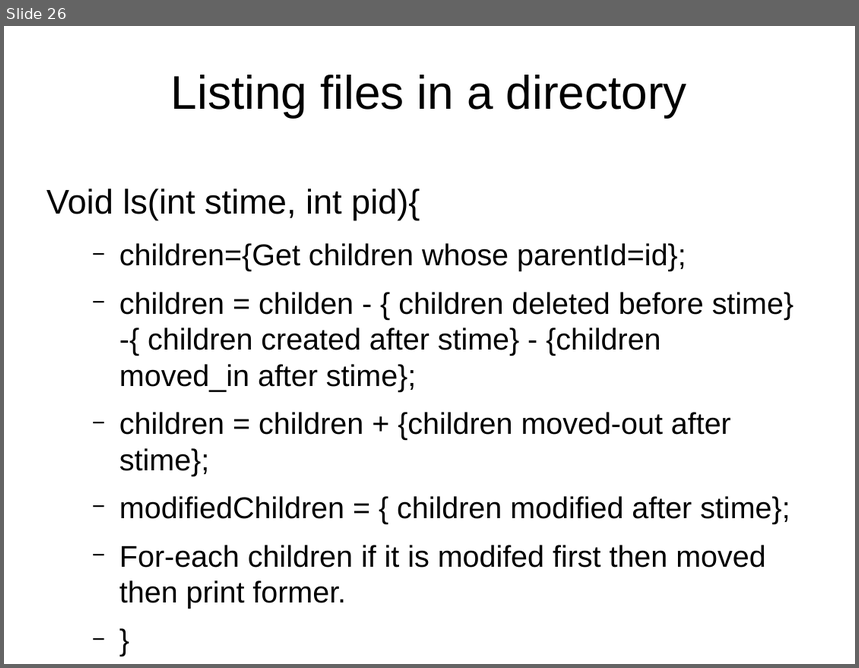
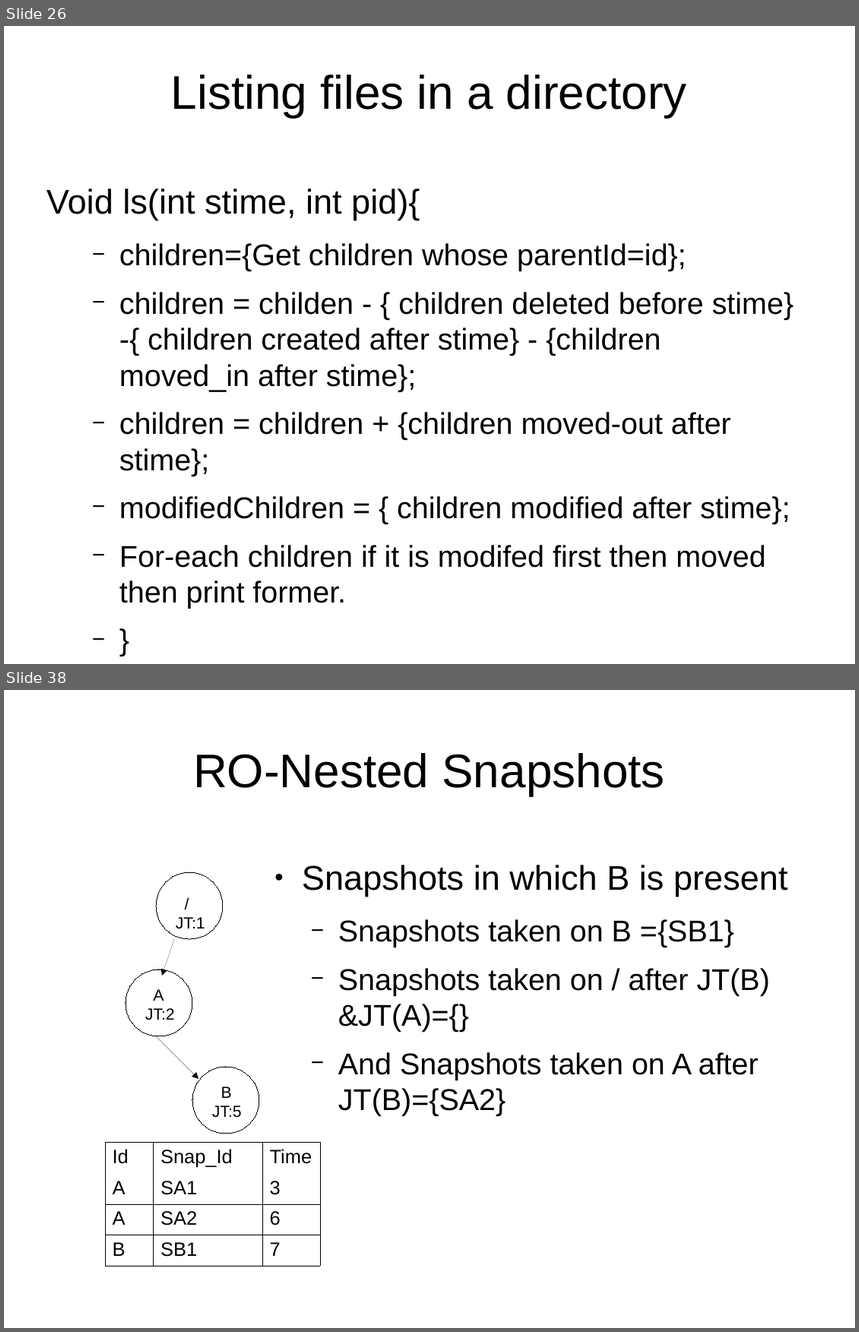
Before and after one commit to pushparajxa/Thesis-Presentation, a slide deck: Final_Presentation.odp. Shown one above the other, each under a label of ours: slide 26 before the commit, slides 26 and 38 after it; the slides between them are not shown. The pictures are 859x668 and 859x1332 pixels, drawn with LibreOffice and Linux fonts; fonts in the diff are those of the drawing. Boxes give left, top, right and bottom in pixels: in the first picture for what was removed or moved away, otherwise in the second. Text is boxed around its words. In the diff, an @@ line names an element or a change of style, - is before the commit and + after.

```diff
--- a/Final_Presentation.odp
+++ b/Final_Presentation.odp
@@ slide 38 added at (4, 690, 855, 1328), background #FFFFFF @@
@@ title added at (193, 753, 665, 796), 44 pt, text #000000 @@
+RO-Nested Snapshots
@@ text added at (302, 865, 788, 1116), 28 pt, text #000000 @@
+● Snapshots in which B is present
+  − Snapshots taken on B ={SB1}
+  − Snapshots taken on / after JT(B) &JT(A)={}
+  − And Snapshots taken on A after JT(B)={SA2}
@@ ellipse added at (156, 872, 224, 939), outline #000000 0 pt @@
@@ text added at (176, 917, 205, 929), 15 pt, text #000000 @@
+/
+JT:1
@@ arrow added from (174, 939) to (162, 976), #000000 0 pt @@
@@ ellipse added at (126, 970, 192, 1037), outline #000000 0 pt @@
@@ text added at (145, 989, 175, 1021), 15 pt, text #000000 @@
+A
+JT:2
@@ arrow added from (156, 1037) to (199, 1079), #000000 0 pt @@
@@ ellipse added at (192, 1067, 259, 1134), outline #000000 0 pt @@
@@ text added at (212, 1087, 242, 1118), 15 pt, text #000000 @@
+B
+JT:5
@@ table added at (105, 1143, 320, 1261), 4 rows, 3 columns @@
+Id | Snap_Id | Time
+A | SA1 | 3
+A | SA2 | 6
+B | SB1 | 7
```
Also in this commit, not shown: 19 slides changed, 15 other slides added, 2 slides removed, 11 other files.
